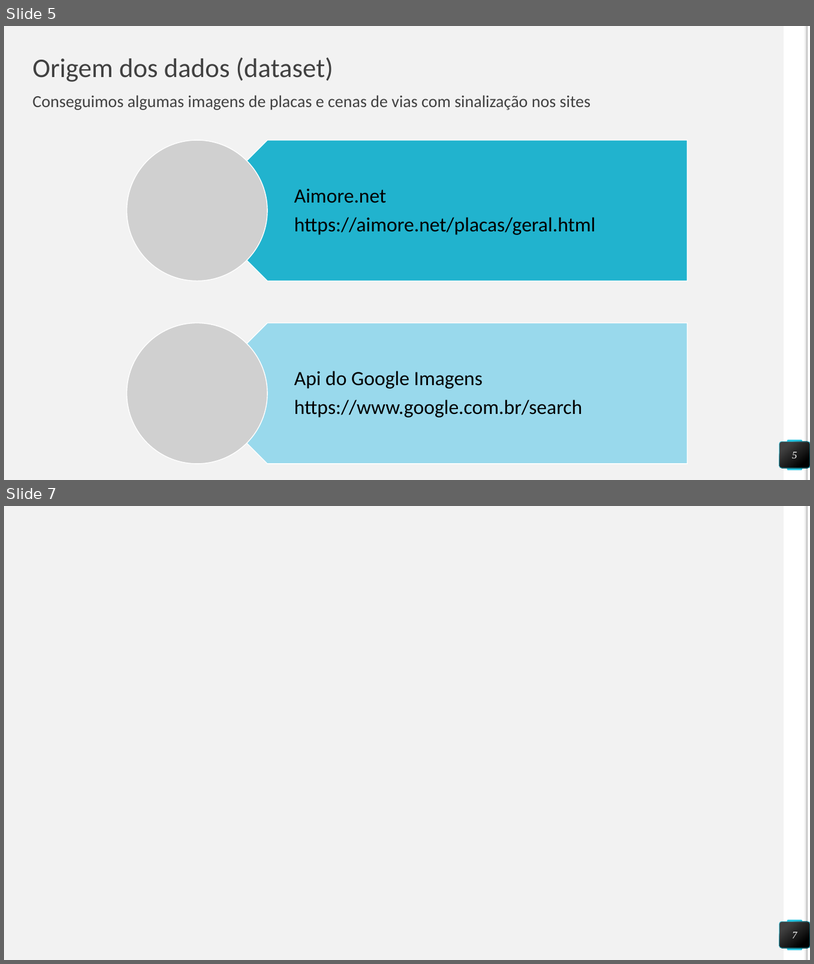
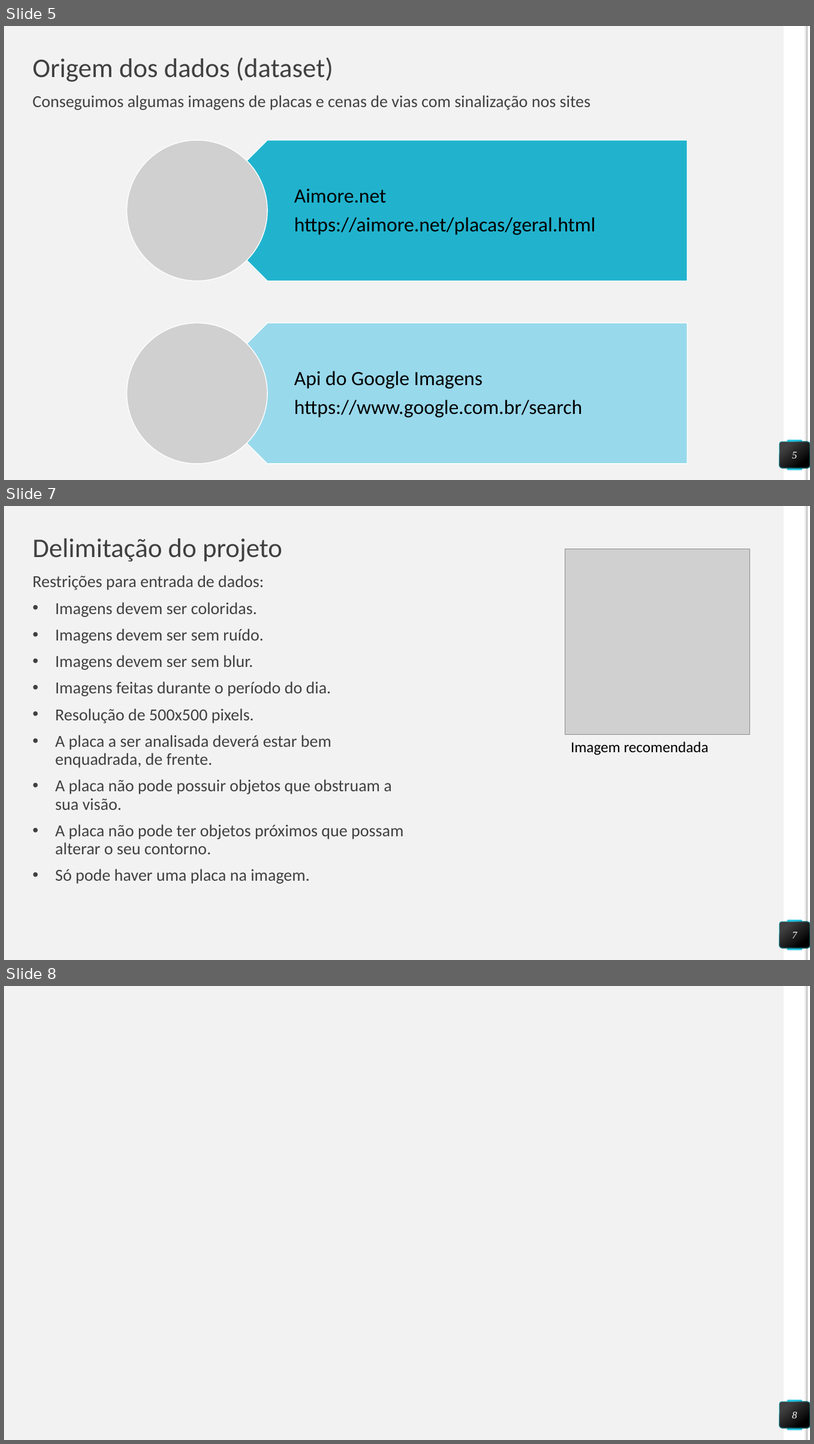
Before and after one commit to rodrigolessa/uff-traffic-sign-recognition, a slide deck: uff_201812_analise_de_imagem.bga.pptx. Shown one above the other, each under a label of ours: slides 5 and 7 before the commit, slides 5, 7 and 8 after it; the slides between them are not shown. The pictures are 814x964 and 814x1444 pixels, drawn with LibreOffice and Linux fonts; fonts in the diff are those of the drawing; grey boxes stand for pictures. Boxes give left, top, right and bottom in pixels: in the first picture for what was removed or moved away, otherwise in the second. Text is boxed around its words. In the diff, an @@ line names an element or a change of style, - is before the commit and + after.

Commit message:
pptx

```diff
--- a/uff_201812_analise_de_imagem.bga.pptx
+++ b/uff_201812_analise_de_imagem.bga.pptx
@@ slide 7 added at bbox=[4, 506, 810, 960], background #F2F2F2; not listed: 4 template elements that a slide beside it also shows @@
@@ title added at bbox=[33, 538, 282, 562], 32 pt, text #404040 @@
+Delimitação do projeto
@@ picture added at bbox=[566, 549, 750, 734] @@
@@ text added at bbox=[33, 575, 404, 883], 20 pt, text #404040 @@
+Restrições para entrada de dados:
+• Imagens devem ser coloridas.
+• Imagens devem ser sem ruído.
+• Imagens devem ser sem blur.
+• Imagens feitas durante o período do dia.
+• Resolução de 500x500 pixels.
+• A placa a ser analisada deverá estar bem enquadrada, de frente.
+• A placa não pode possuir objetos que obstruam a sua visão.
+• A placa não pode ter objetos próximos que possam alterar o seu contorno.
+• Só pode haver uma placa na imagem.
@@ text added at bbox=[571, 741, 709, 755], 18 pt, text #000000 @@
+Imagem recomendada
@@ page number added at bbox=[780, 921, 810, 948], fill gradient #404040 to #000000, outline #25C6E3 0.5 pt, 12 pt, text #FFFFFF, italic @@
+7
@@ what was slide 7 is now slide 8 @@
@@ page number at bbox=[792, 1411, 797, 1418]: text changed @@
-7
+8
```
Also in this commit, not shown: 1 slide changed.
